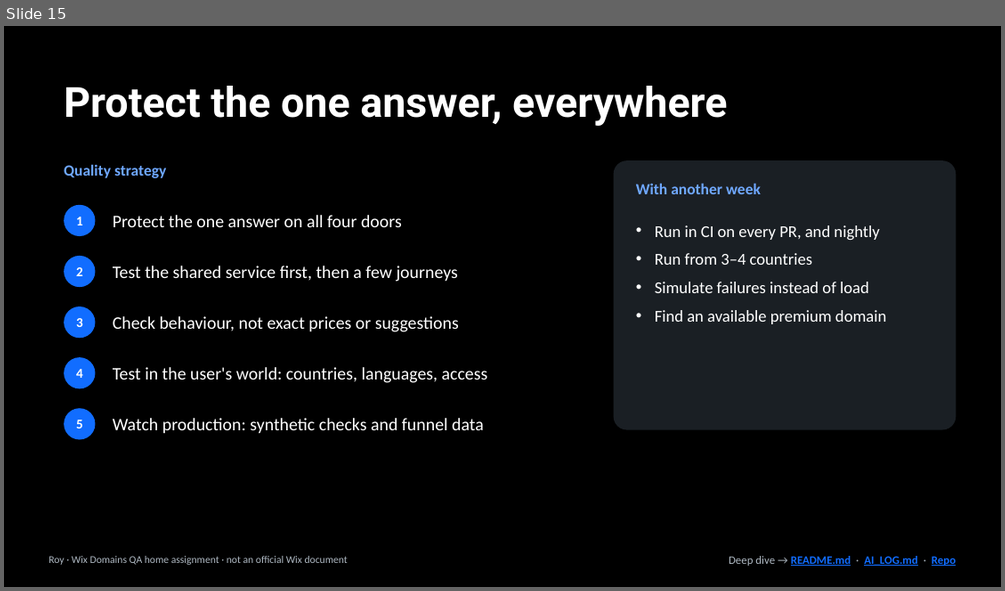
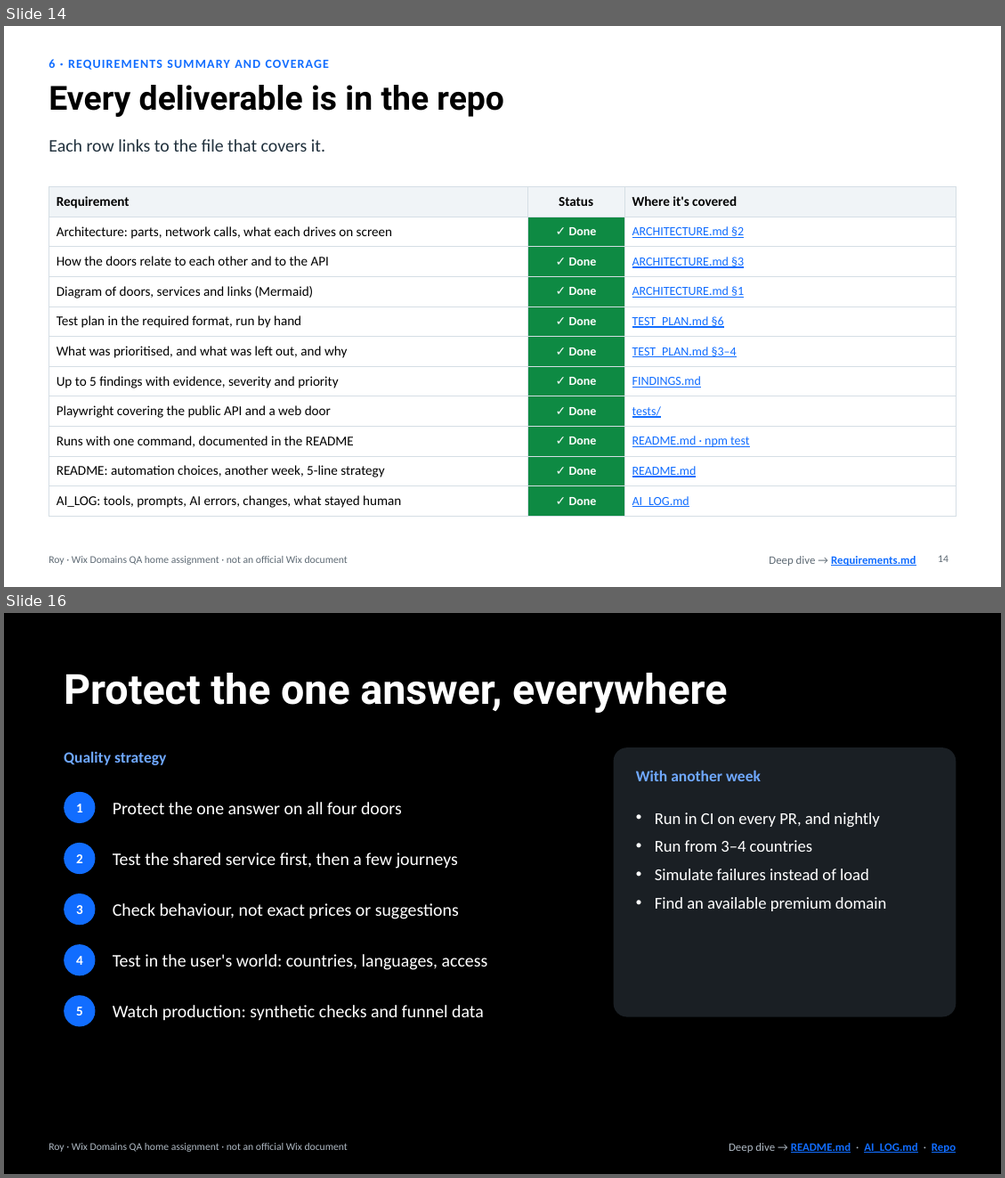
Before and after one commit to kazes5/WixAssignment, a slide deck: presentation/WixDomains_QA.pptx. Shown one above the other, each under a label of ours: slide 15 before the commit, slides 14 and 16 after it; the slides between them are not shown. The pictures are 1005x591 and 1005x1178 pixels, drawn with LibreOffice and Linux fonts; fonts in the diff are those of the drawing. Boxes give left, top, right and bottom in pixels: in the first picture for what was removed or moved away, otherwise in the second. Text is boxed around its words. In the diff, an @@ line names an element or a change of style, - is before the commit and + after.

```diff
--- a/presentation/WixDomains_QA.pptx
+++ b/presentation/WixDomains_QA.pptx
@@ slide 14 added at [4,26,1001,587], background #FFFFFF @@
@@ text added at [48,59,329,70], 12 pt, text #116DFF, bold @@
+6 · REQUIREMENTS SUMMARY AND COVERAGE
@@ title added at [48,85,504,117], 32 pt, text #000000, bold @@
+Every deliverable is in the repo
@@ text added at [48,139,325,151], 17 pt, text #20303C @@
+Each row links to the file that covers it.
@@ table added at [48,187,956,511], 11 rows, 3 columns @@
+Requirement | Status | Where it's covered
+Architecture: parts, network calls, what each drives on screen | ✓ Done | ARCHITECTURE.md §2
+How the doors relate to each other and to the API | ✓ Done | ARCHITECTURE.md §3
+Diagram of doors, services and links (Mermaid) | ✓ Done | ARCHITECTURE.md §1
+Test plan in the required format, run by hand | ✓ Done | TEST_PLAN.md §6
+What was prioritised, and what was left out, and why | ✓ Done | TEST_PLAN.md §3–4
+Up to 5 findings with evidence, severity and priority | ✓ Done | FINDINGS.md
+Playwright covering the public API and a web door | ✓ Done | tests/
+Runs with one command, documented in the README | ✓ Done | README.md · npm test
+README: automation choices, another week, 5-line strategy | ✓ Done | README.md
+AI_LOG: tools, prompts, AI errors, changes, what stayed human | ✓ Done | AI_LOG.md
@@ text added at [48,556,348,564], 10 pt, text #5F6B75 @@
+Roy · Wix Domains QA home assignment · not an official Wix document
@@ text added at [769,556,915,565], 11 pt, text #116DFF, bold, underline @@
+Deep dive → Requirements.md
@@ page number added at [938,555,948,562], 10 pt, text #5F6B75 @@
+14
@@ what was slide 15 is now slide 16 @@
```
Also in this commit, not shown: 5 slides changed, 8 other slides added, 8 slides removed, 4 other files.
